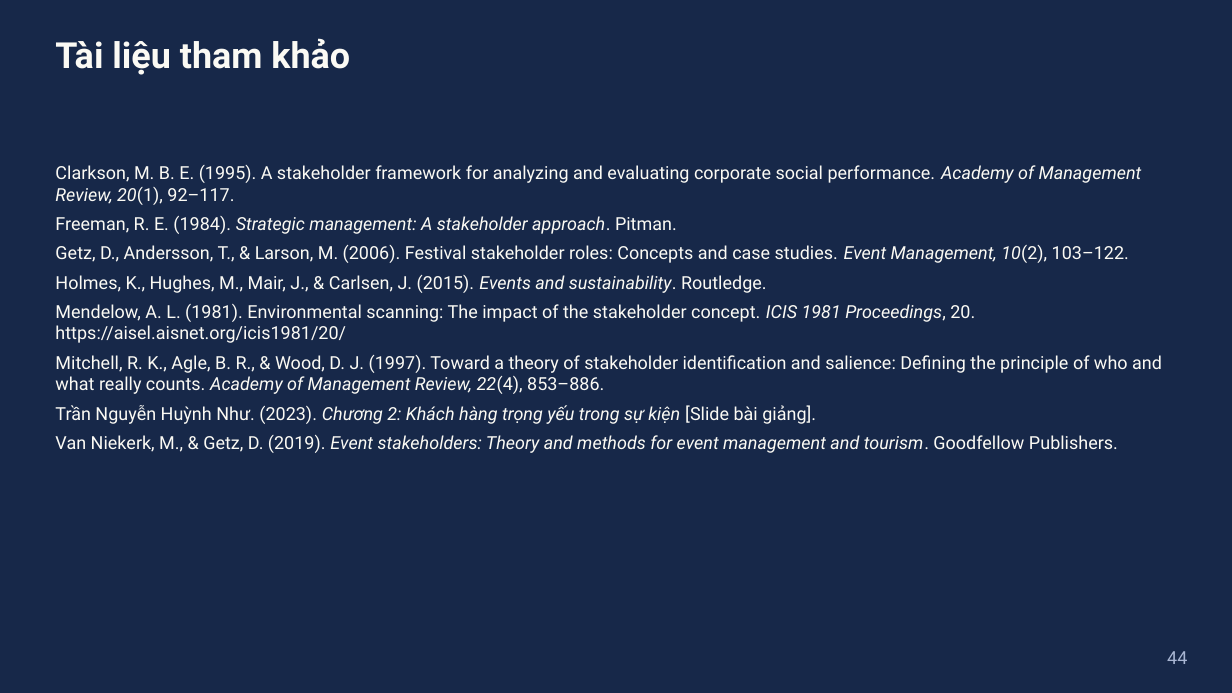
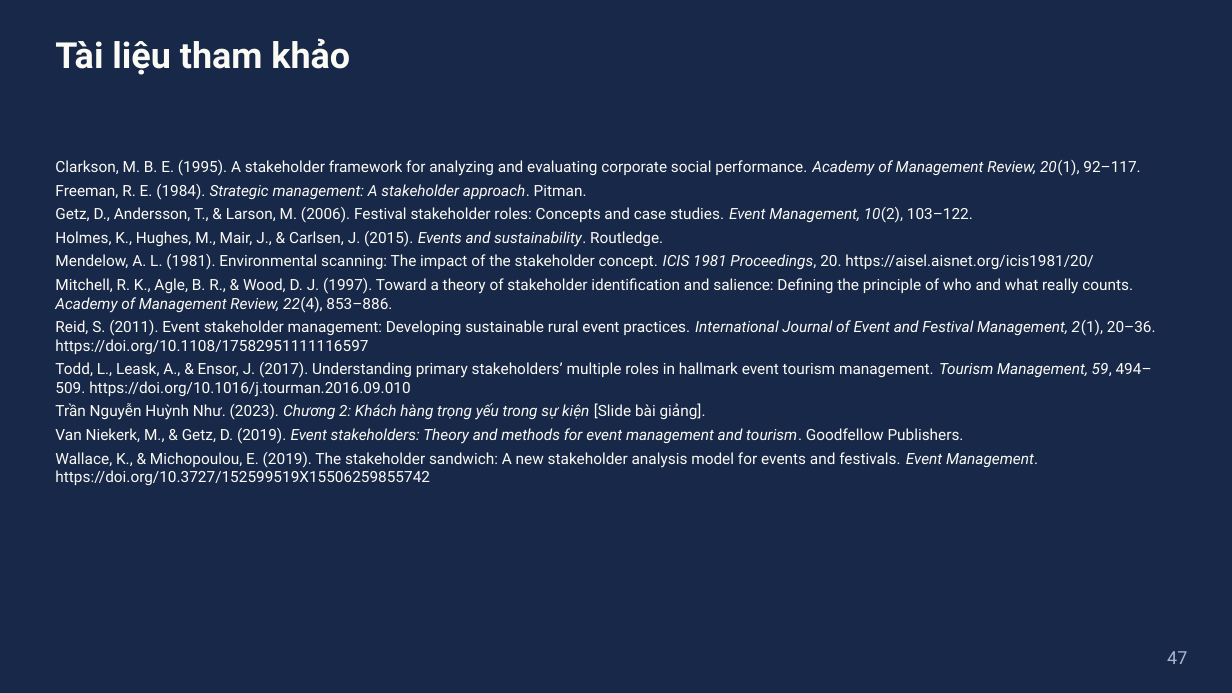
Before and after one commit to dnbaoquyen/teaching-skills, a slide deck: slide 47 of courses/EVM1110E/slides/W01_slides.pptx (slide 44 before the commit). Drawn at 1232x693 pixels with LibreOffice and Linux fonts; fonts in the diff are those of the drawing. Boxes give left, top, right and bottom in pixels: in the first picture for what was removed or moved away, otherwise in the second. Text is boxed around its words. In the diff, an @@ line names an element or a change of style, - is before the commit and + after.

```diff
--- a/courses/EVM1110E/slides/W01_slides.pptx
+++ b/courses/EVM1110E/slides/W01_slides.pptx
@@ text at bbox=[55, 160, 1140, 444]: size 14 to 12 pt in "Clarkson, M. B. E. (1995). A stakeholder ...", "Freeman, R. E. (1984). Strategic management: A ...", "Getz, D., Andersson, T., & Larson, M. ...", "Holmes, K., Hughes, M., Mair, J., & ..." and 4 more places; less space between paragraphs @@
@@ text at bbox=[55, 320, 1156, 397]: paragraphs added @@
+Reid, S. (2011). Event stakeholder management: Developing sustainable rural event practices. International Journal of Event and Festival Management, 2(1), 20–36. https://doi.org/10.1108/17582951111116597
+Todd, L., Leask, A., & Ensor, J. (2017). Understanding primary stakeholders’ multiple roles in hallmark event tourism management. Tourism Management, 59, 494–509. https://doi.org/10.1016/j.tourman.2016.09.010
@@ text at bbox=[55, 452, 1038, 485]: paragraph added @@
+Wallace, K., & Michopoulou, E. (2019). The stakeholder sandwich: A new stakeholder analysis model for events and festivals. Event Management. https://doi.org/10.3727/152599519X15506259855742
@@ page number at bbox=[1167, 651, 1187, 664]: text changed @@
-44
+47
```
Also in this commit, not shown: 1 other slide changed, 3 slides added, 15 other files.
